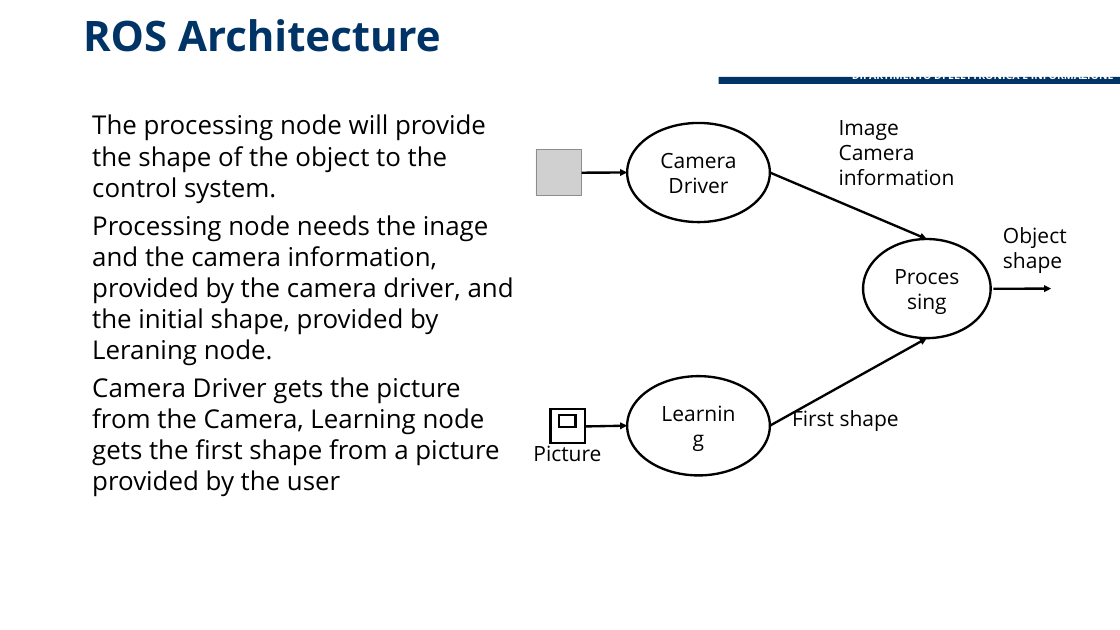
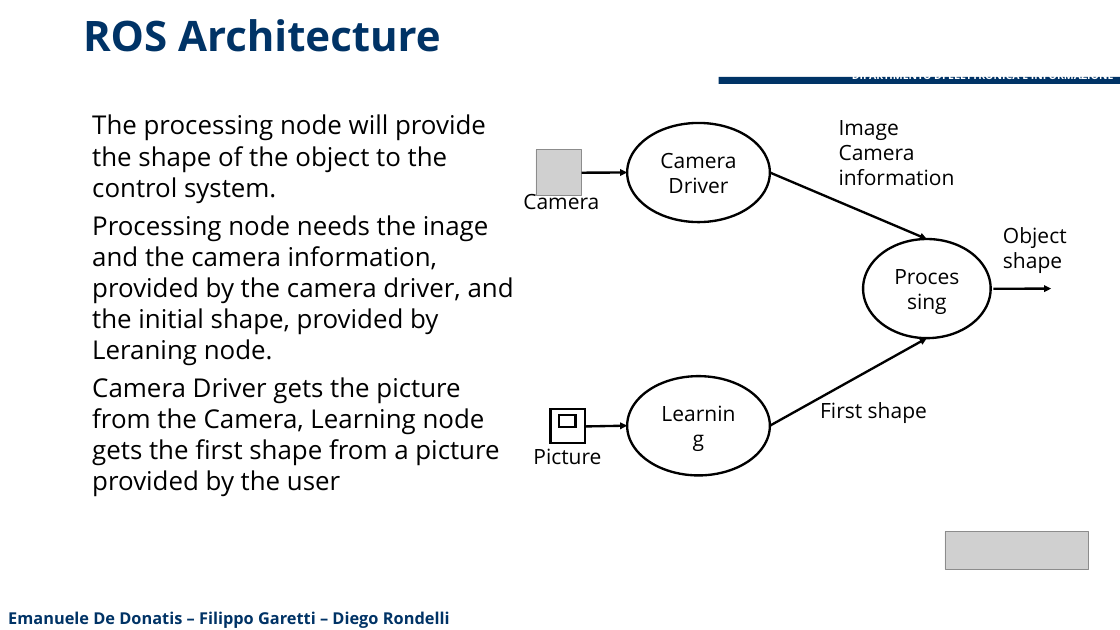
Before and after one commit to rondell/Cognitive-Robotics-Project, a slide deck: slide 13 of Active Contour.ppt. Drawn at 1120x630 pixels with LibreOffice and Linux fonts; fonts in the diff are those of the drawing; grey boxes stand for pictures; background and template pictures are left out. Boxes give left, top, right and bottom in pixels: in the first picture for what was removed or moved away, otherwise in the second. Text is boxed around its words. In the diff, an @@ line names an element or a change of style, - is before the commit and + after.

```diff
--- a/Active Contour.ppt
+++ b/Active Contour.ppt
@@ text added at (x1=523, y1=189, x2=599, y2=210), 18 pt, text #000000 @@
+Camera
@@ text "First shape" moved from (x1=792, y1=406, x2=899, y2=431) to (x1=820, y1=398, x2=927, y2=423) @@
@@ text "Picture" rewrapped from (x1=533, y1=441, x2=601, y2=462) to (x1=533, y1=448, x2=601, y2=465) @@
@@ picture added at (x1=945, y1=531, x2=1087, y2=569) @@
@@ text added at (x1=8, y1=611, x2=450, y2=628), 14 pt, text #003366, bold @@
+Emanuele De Donatis – Filippo Garetti – Diego Rondelli
```
Also in this commit, not shown: 12 other slides changed, 1 slide added.
